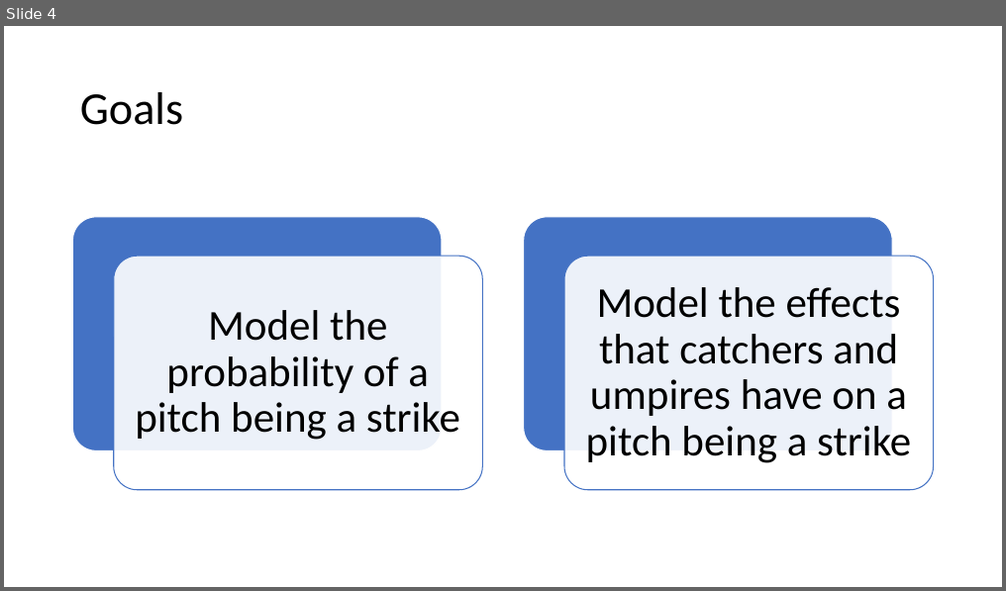
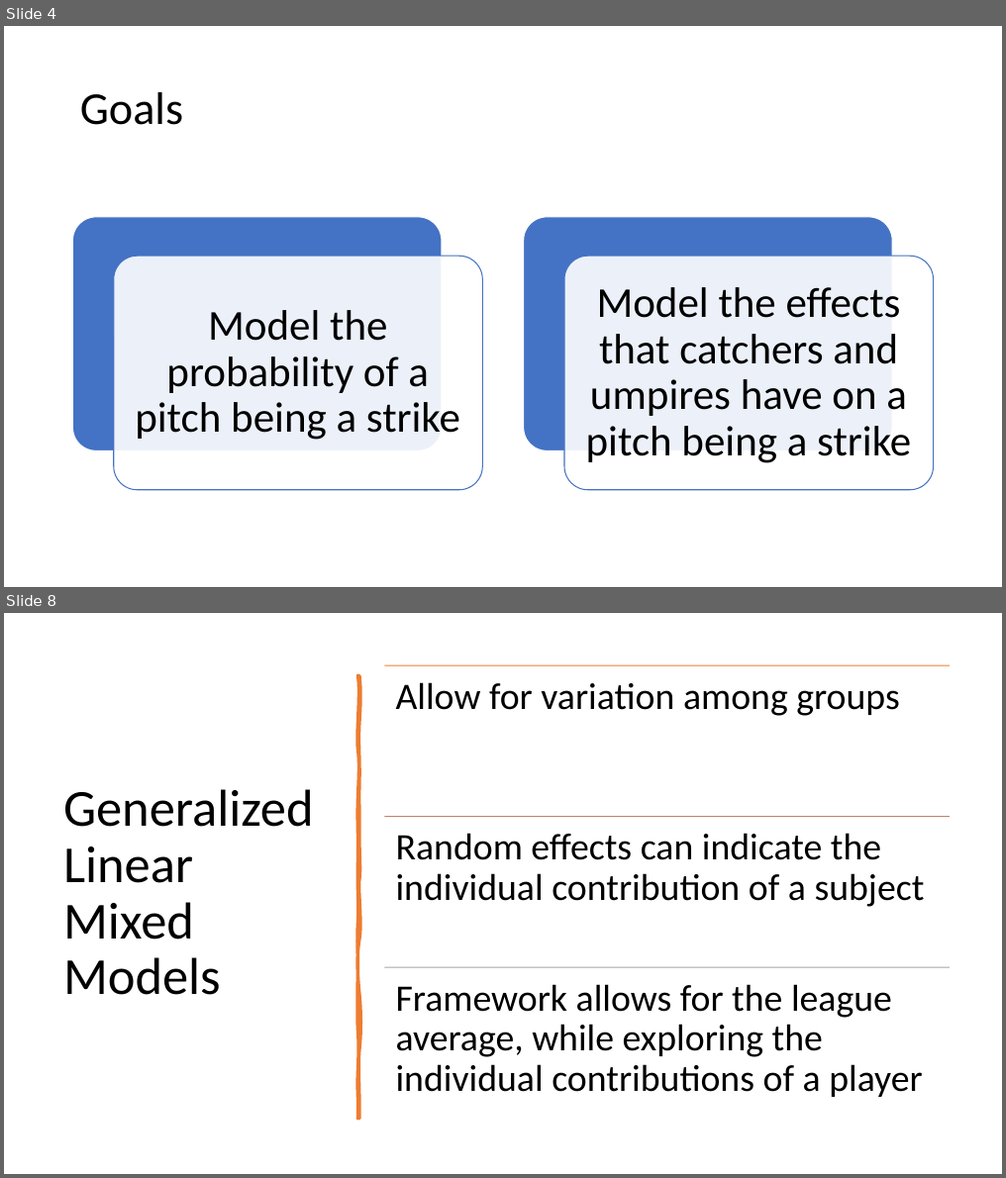
Before and after one commit to dteuscher1/Catcher-Framing, a slide deck: Framing_Presentation.pptx. Shown one above the other, each under a label of ours: slide 4 before the commit, slides 4 and 8 after it; the slides between them are not shown. The pictures are 1006x591 and 1006x1178 pixels, drawn with LibreOffice and Linux fonts; fonts in the diff are those of the drawing. Boxes give left, top, right and bottom in pixels: in the first picture for what was removed or moved away, otherwise in the second. Text is boxed around its words. In the diff, an @@ line names an element or a change of style, - is before the commit and + after.

```diff
--- a/Framing_Presentation.pptx
+++ b/Framing_Presentation.pptx
@@ slide 8 added at <box>4,613,1002,1174</box>, background #FFFFFF @@
@@ freeform shape added at <box>358,676,359,1119</box>, fill #ED7D31, outline #ED7D31 3.25 pt @@
@@ title added at <box>63,789,314,995</box>, 50 pt, text #000000 @@
+Generalized Linear Mixed Models
@@ group added at <box>384,665,949,1097</box>: 3 lines, 3 texts @@
+Allow for variation among groups
+Random effects can indicate the individual contribution of a subject
+Framework allows for the league average, while exploring the individual contributions of a player
```
Also in this commit, not shown: 10 other slides added, 1 slide removed, 1 other file.
